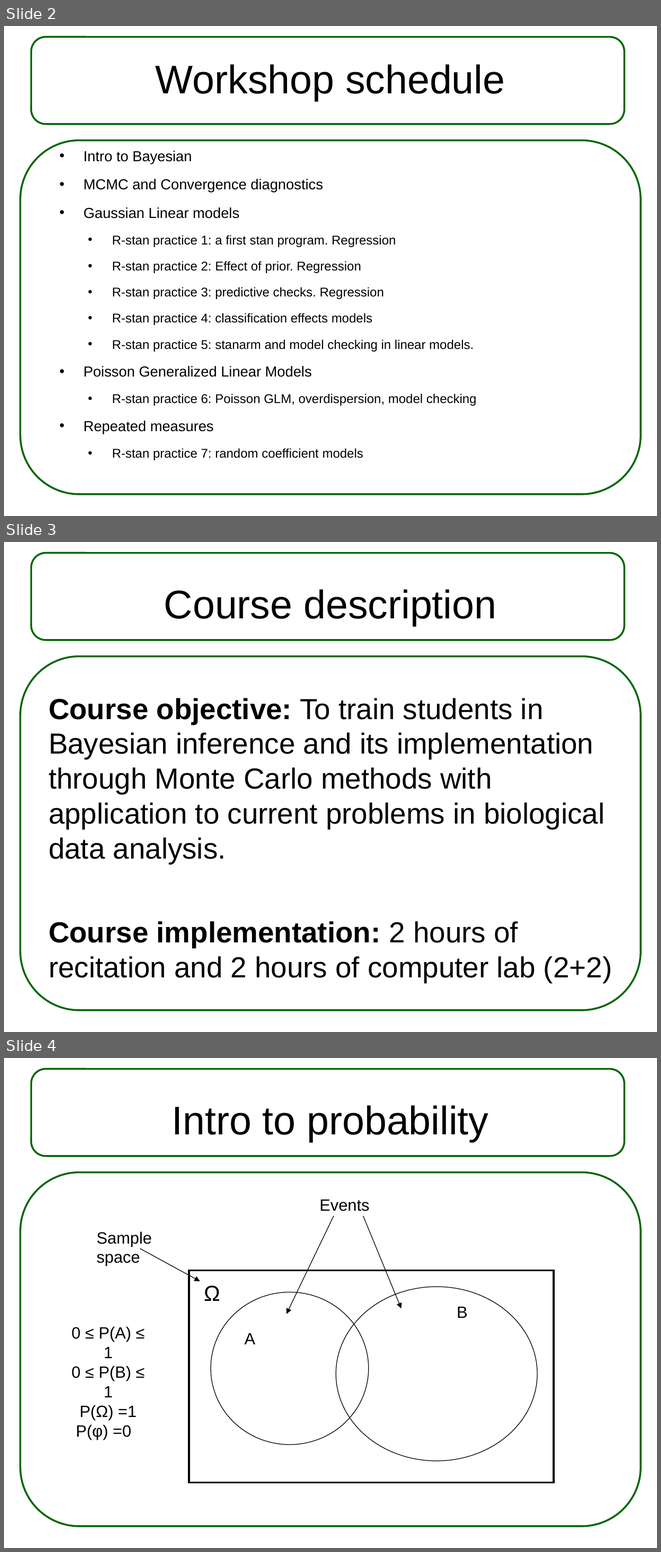
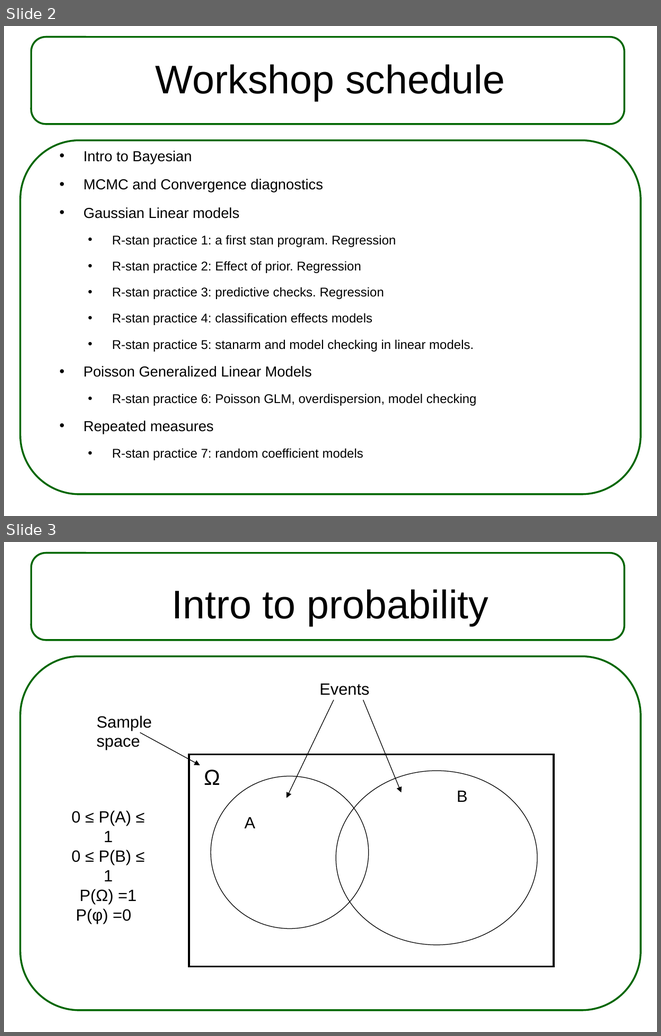
Before and after one commit to steibelj/CSTAT, a slide deck: 1 Introduction and Bayesian inference.pptx. Shown one above the other, each under a label of ours: slides 2, 3 and 4 before the commit, slides 2 and 3 after it. The pictures are 661x1552 and 661x1036 pixels, drawn with LibreOffice and Linux fonts; fonts in the diff are those of the drawing. Boxes give left, top, right and bottom in pixels: in the first picture for what was removed or moved away, otherwise in the second. Text is boxed around its words. In the diff, an @@ line names an element or a change of style, - is before the commit and + after.

```diff
--- a/1 Introduction and Bayesian inference.pptx
+++ b/1 Introduction and Bayesian inference.pptx
@@ slide 3 removed at (x1=4, y1=542, x2=657, y2=1032), background #FFFFFF; not listed: 2 template elements that a slide beside it also shows @@
@@ title removed at (x1=164, y1=589, x2=496, y2=626) @@
-Course description
@@ text removed at (x1=49, y1=698, x2=612, y2=982) @@
-Course objective: To train students in Bayesian inference and its implementation through Monte Carlo methods with application to current problems in biological data analysis.
-Course implementation: 2 hours of recitation and 2 hours of computer lab (2+2)
@@ what was slide 4 is now slide 3 @@
```
Also in this commit, not shown: 1 slide changed, 1 slide added, 4 other slides removed.
